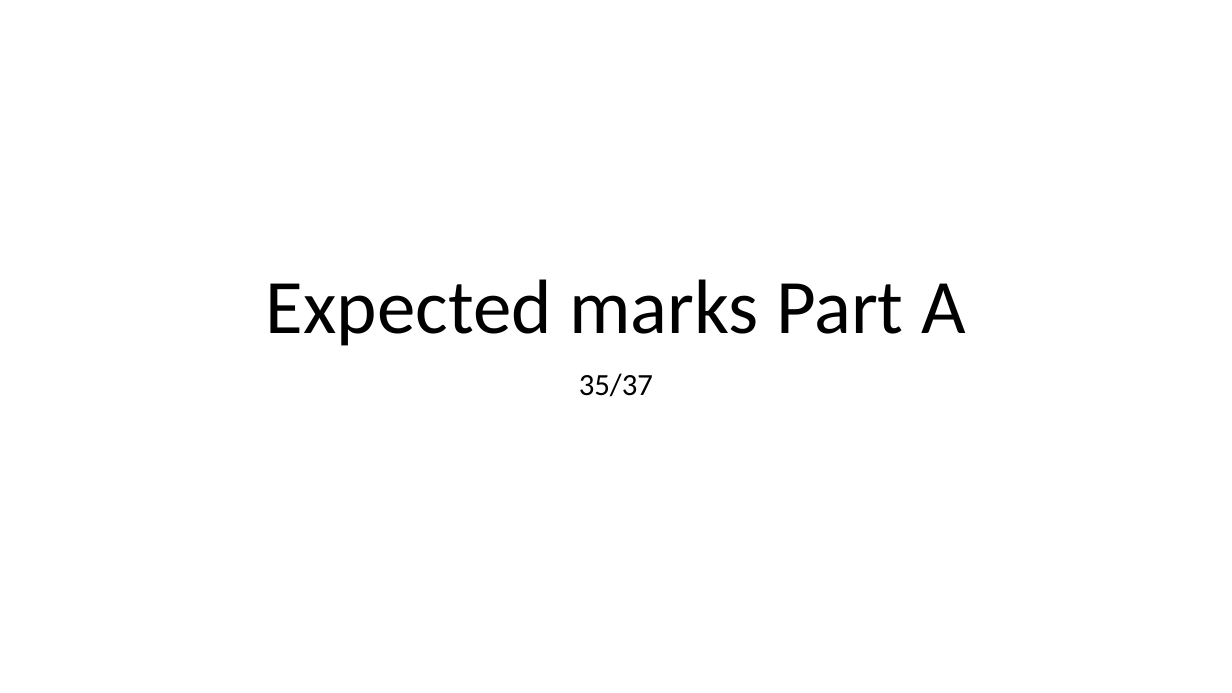
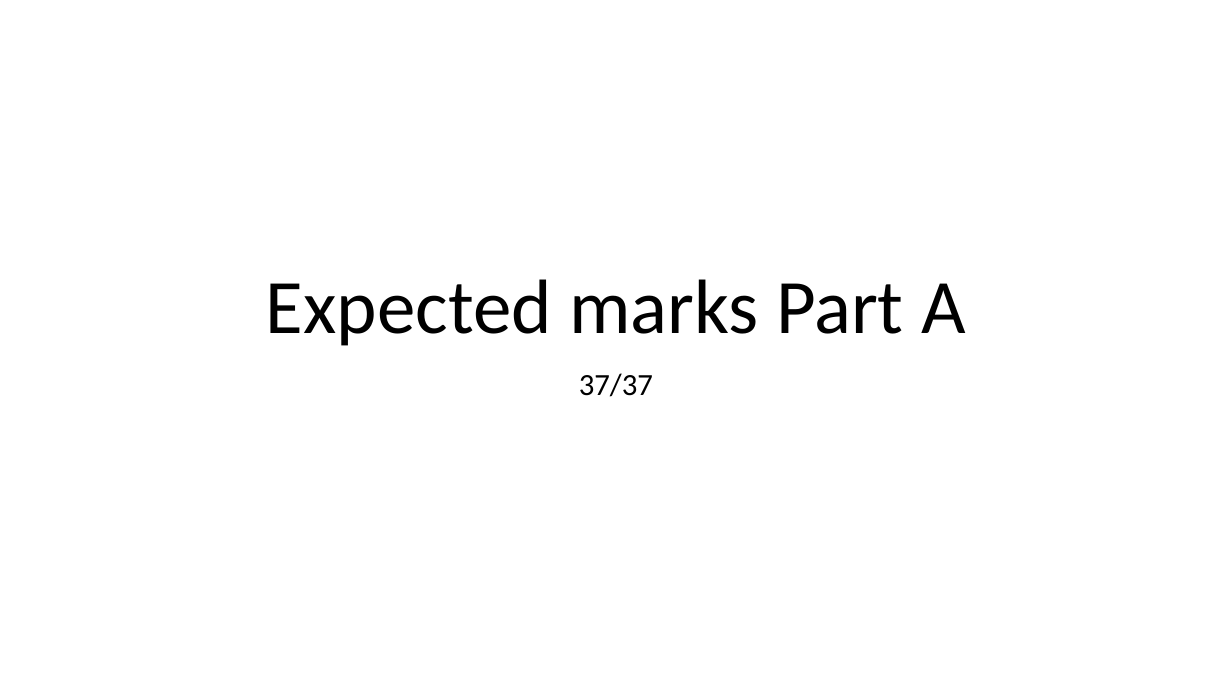
Before and after one commit to KeaganErasmus/BCDE222-C-, a slide deck: slide 1 of Assessment1/Assessment1.pptx. Drawn at 1232x693 pixels with LibreOffice and Linux fonts; fonts in the diff are those of the drawing. Boxes give left, top, right and bottom in pixels: in the first picture for what was removed or moved away, otherwise in the second. Text is boxed around its words. In the diff, an @@ line names an element or a change of style, - is before the commit and + after.

Commit message:
Assessment1 PartA done

```diff
--- a/Assessment1/Assessment1.pptx
+++ b/Assessment1/Assessment1.pptx
@@ subtitle at [579,373,653,397]: text changed @@
-35/37
+37/37
```
Also in this commit, not shown: 2 other slides changed, 1 slide added, 7 other files.
